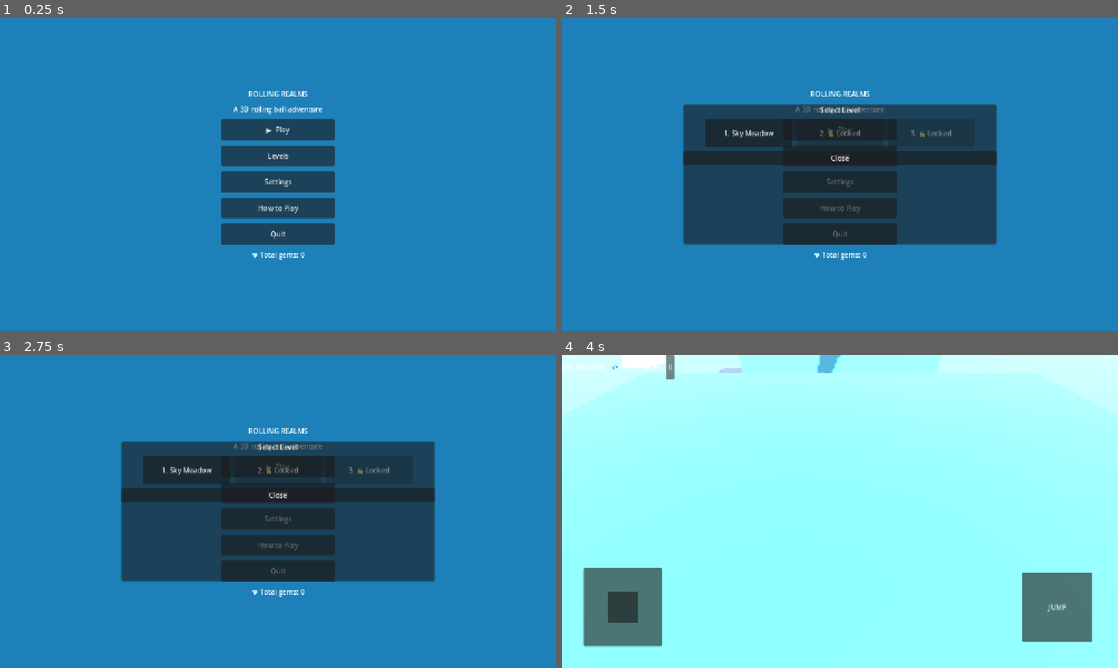
Above: before the commit, frames 1-4 (two rows, left to right).
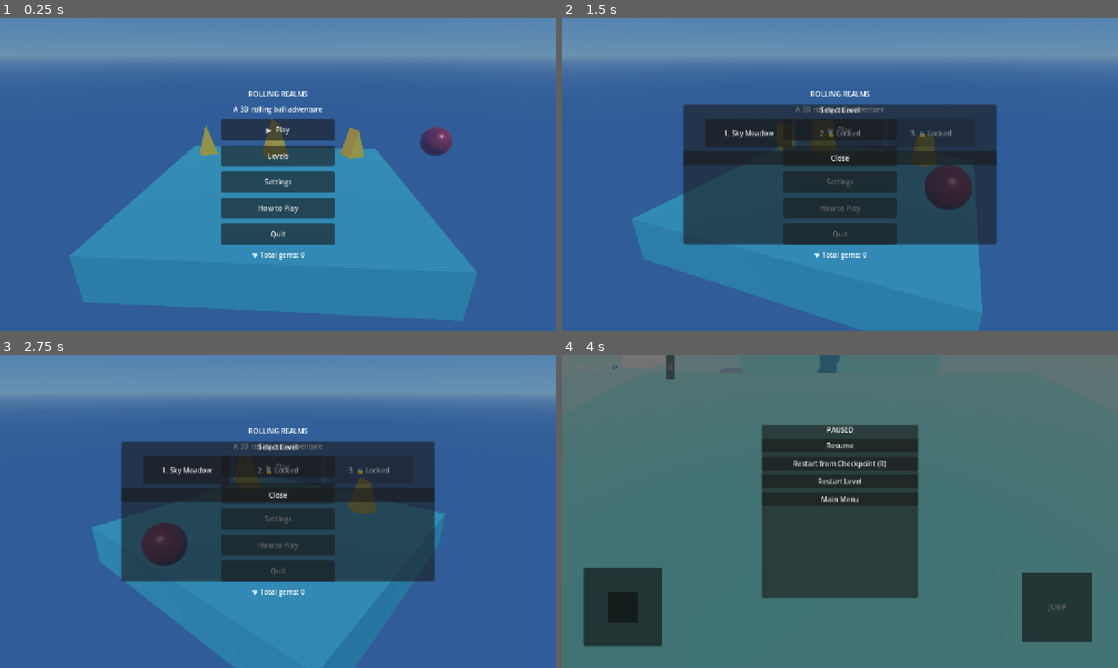
Above: after the commit, the same moments.

Repository: Prayush-Shrestha/3D-Ball
Game: Godot game, scene res://scenes/menus/main_menu.tscn
Two runs of this game, one before a commit and one after it. Both use one fixed random seed, a clock stepped at 60 frames per second and the inputs below.
Inputs:
- Up to frame 1 (0.25 s): no input
- Up to frame 2 (1.5 s): click "Levels" at 0.5 s; click "Settings" at 1.25 s
- Up to frame 3 (2.75 s): click "How to Play" at 2 s
- Up to frame 4 (4 s): click "1. Sky Meadow" at 2.75 s; click "II" at 3.5 s

The runs differ from the first frame. In frame 1, 68% of the frame differs, in the area x 0-100%, y 0-100%; in frame 2, 63%; in frame 3, 65%; in frame 4, 100%.
Error before the commit: Parse Error: Cannot infer the type of "pref" variable because the value doesn't have a set type. (res://scripts/ui/gameplay_hud.gd:104)

Commit message:
Game feel pass: rolling sound, trail, dust, squash, fireworks, checkpoint burst, screen flash, UI clicks, 3D menu backdrop; fix dead HUD script + settings order; harden tests

Diff:
--- a/scenes/menus/main_menu.tscn
+++ b/scenes/menus/main_menu.tscn
@@ -2,6 +2,7 @@
 
 [ext_resource type="Script" path="res://scripts/ui/main_menu.gd" id="1_menu"]
 [ext_resource type="Script" path="res://scripts/ui/settings_menu.gd" id="2_set"]
+[ext_resource type="PackedScene" path="res://scenes/menus/menu_backdrop.tscn" id="3_bd"]
 
 [node name="MainMenu" type="Control"]
 anchors_preset = 15
@@ -9,11 +10,25 @@
 anchor_bottom = 1.0
 script = ExtResource("1_menu")
 
-[node name="Background" type="ColorRect" parent="."]
-anchors_preset = 15
-anchor_right = 1.0
-anchor_bottom = 1.0
-color = Color(0.12, 0.5, 0.72, 1)
+[node name="Backdrop" type="SubViewportContainer" parent="."]
+anchors_preset = 15
+anchor_right = 1.0
+anchor_bottom = 1.0
+stretch = true
+
+[node name="Viewport" type="SubViewport" parent="Backdrop"]
+own_3d = true
+size = Vector2i(1280, 720)
+render_target_update_mode = 3
+
+[node name="MenuBackdrop" parent="Backdrop/Viewport" instance=ExtResource("3_bd")]
+
+[node name="Tint" type="ColorRect" parent="."]
+anchors_preset = 15
+anchor_right = 1.0
+anchor_bottom = 1.0
+mouse_filter = 2
+color = Color(0.05, 0.2, 0.35, 0.45)
 
 [node name="Center" type="CenterContainer" parent="."]
 anchors_preset = 15
--- /dev/null
+++ b/scenes/menus/menu_backdrop.tscn
@@ -0,0 +1,103 @@
+[gd_scene load_steps=12 format=3]
+
+[ext_resource type="Script" path="res://scripts/ui/menu_backdrop.gd" id="1_bd"]
+
+[sub_resource type="ProceduralSkyMaterial" id="SkyMat"]
+sky_top_color = Color(0.25, 0.55, 0.95, 1)
+sky_horizon_color = Color(0.7, 0.87, 0.98, 1)
+ground_bottom_color = Color(0.3, 0.5, 0.8, 1)
+ground_horizon_color = Color(0.75, 0.88, 0.97, 1)
+
+[sub_resource type="Sky" id="Sky"]
+sky_material = SubResource("SkyMat")
+
+[sub_resource type="Environment" id="Env"]
+background_mode = 2
+sky = SubResource("Sky")
+ambient_light_source = 3
+ambient_light_energy = 0.8
+
+[sub_resource type="BoxMesh" id="Mesh_island"]
+size = Vector3(10, 1.5, 10)
+
+[sub_resource type="StandardMaterial3D" id="Mat_island"]
+albedo_color = Color(0.3, 0.75, 0.78, 1)
+roughness = 0.6
+
+[sub_resource type="CylinderMesh" id="Mesh_under"]
+top_radius = 5.0
+bottom_radius = 0.0
+height = 4.0
+
+[sub_resource type="StandardMaterial3D" id="Mat_under"]
+albedo_color = Color(0.45, 0.5, 0.6, 1)
+roughness = 0.9
+
+[sub_resource type="PrismMesh" id="Mesh_gem"]
+size = Vector3(0.7, 1.1, 0.7)
+
+[sub_resource type="StandardMaterial3D" id="Mat_gem"]
+albedo_color = Color(1, 0.75, 0.15, 1)
+emission_enabled = true
+emission = Color(1, 0.65, 0.1, 1)
+emission_energy_multiplier = 0.8
+
+[sub_resource type="SphereMesh" id="Mesh_ball"]
+radius = 0.5
+height = 1.0
+
+[sub_resource type="StandardMaterial3D" id="Mat_ball"]
+albedo_color = Color(0.95, 0.25, 0.35, 1)
+metallic = 0.65
+roughness = 0.25
+
+[node name="MenuBackdrop" type="Node3D"]
+script = ExtResource("1_bd")
+
+[node name="WorldEnvironment" type="WorldEnvironment" parent="."]
+environment = SubResource("Env")
+
+[node name="Sun" type="DirectionalLight3D" parent="."]
+rotation = Vector3(-0.9, 0.5, 0)
+light_energy = 1.1
+
+[node name="Island" type="MeshInstance3D" parent="."]
+position = Vector3(0, -1, 0)
+mesh = SubResource("Mesh_island")
+surface_material_override/0 = SubResource("Mat_island")
+
+[node name="Under" type="MeshInstance3D" parent="."]
+position = Vector3(0, -3.7, 0)
+mesh = SubResource("Mesh_under")
+surface_material_override/0 = SubResource("Mat_under")
+
+[node name="Gems" type="Node3D" parent="."]
+
+[node name="GemA" type="MeshInstance3D" parent="Gems"]
+position = Vector3(-3, 1.2, -1)
+mesh = SubResource("Mesh_gem")
+surface_material_override/0 = SubResource("Mat_gem")
+
+[node name="GemB" type="MeshInstance3D" parent="Gems"]
+position = Vector3(0, 2, 1.5)
+mesh = SubResource("Mesh_gem")
+surface_material_override/0 = SubResource("Mat_gem")
+
+[node name="GemC" type="MeshInstance3D" parent="Gems"]
+position = Vector3(3, 1.2, -1)
+mesh = SubResource("Mesh_gem")
+surface_material_override/0 = SubResource("Mat_gem")
+
+[node name="DemoBall" type="Node3D" parent="."]
+position = Vector3(5.5, 1.6, 0)
+
+[node name="BallMesh" type="MeshInstance3D" parent="DemoBall"]
+mesh = SubResource("Mesh_ball")
+surface_material_override/0 = SubResource("Mat_ball")
+
+[node name="CamRig" type="Node3D" parent="."]
+
+[node name="Camera3D" type="Camera3D" parent="CamRig"]
+current = true
+transform = Transform3D(1, 0, 0, 0, 0.93, 0.37, 0, -0.37, 0.93, 0, 4.5, 11)
+fov = 55.0
--- a/scenes/objects/checkpoint.tscn
+++ b/scenes/objects/checkpoint.tscn
@@ -66,3 +66,19 @@
 transform = Transform3D(1, 0, 0, 0, 1, 0, 0, 0, 1, 0.65, 2.6, 0)
 mesh = SubResource("Mesh_flag")
 surface_material_override/0 = SubResource("Mat_flag_on")
+
+[node name="ActivateBurst" type="CPUParticles3D" parent="."]
+transform = Transform3D(1, 0, 0, 0, 1, 0, 0, 0, 1, 0, 2.2, 0)
+emitting = false
+amount = 24
+lifetime = 0.8
+one_shot = true
+explosiveness = 0.9
+direction = Vector3(0, 1, 0)
+spread = 65.0
+initial_velocity_min = 3.0
+initial_velocity_max = 6.0
+gravity = Vector3(0, -7, 0)
+color = Color(0.4, 1, 0.6, 1)
+scale_amount_min = 0.08
+scale_amount_max = 0.2
--- a/scenes/objects/finish_trigger.tscn
+++ b/scenes/objects/finish_trigger.tscn
@@ -49,3 +49,35 @@
 transform = Transform3D(1, 0, 0, 0, 1, 0, 0, 0, 1, 0, 3.2, 0)
 mesh = SubResource("Mesh_beam")
 surface_material_override/0 = SubResource("Mat_beam")
+
+[node name="FountainA" type="CPUParticles3D" parent="."]
+transform = Transform3D(1, 0, 0, 0, 1, 0, 0, 0, 1, 0, 0.5, 0)
+emitting = false
+amount = 40
+lifetime = 1.2
+one_shot = true
+explosiveness = 0.85
+direction = Vector3(0, 1, 0)
+spread = 55.0
+initial_velocity_min = 5.0
+initial_velocity_max = 9.0
+gravity = Vector3(0, -9, 0)
+color = Color(1, 0.8, 0.25, 1)
+scale_amount_min = 0.1
+scale_amount_max = 0.25
+
+[node name="FountainB" type="CPUParticles3D" parent="."]
+transform = Transform3D(1, 0, 0, 0, 1, 0, 0, 0, 1, 0, 0.5, 0)
+emitting = false
+amount = 30
+lifetime = 1.4
+one_shot = true
+explosiveness = 0.85
+direction = Vector3(0, 1, 0)
+spread = 70.0
+initial_velocity_min = 4.0
+initial_velocity_max = 8.0
+gravity = Vector3(0, -8, 0)
+color = Color(0.3, 0.95, 0.9, 1)
+scale_amount_min = 0.1
+scale_amount_max = 0.22
--- a/scenes/player/ball_player.tscn
+++ b/scenes/player/ball_player.tscn
@@ -53,3 +53,32 @@
 [node name="Camera3D" type="Camera3D" parent="CamPivot/SpringArm3D"]
 current = true
 fov = 60.0
+
+[node name="Trail" type="CPUParticles3D" parent="."]
+emitting = false
+amount = 24
+lifetime = 0.5
+local_coords = false
+direction = Vector3(0, 1, 0)
+spread = 25.0
+initial_velocity_min = 0.5
+initial_velocity_max = 1.5
+gravity = Vector3(0, 0.5, 0)
+color = Color(1, 1, 1, 0.6)
+scale_amount_min = 0.08
+scale_amount_max = 0.2
+
+[node name="LandDust" type="CPUParticles3D" parent="."]
+emitting = false
+amount = 14
+lifetime = 0.5
+one_shot = true
+explosiveness = 0.9
+direction = Vector3(0, 1, 0)
+spread = 60.0
+initial_velocity_min = 2.0
+initial_velocity_max = 4.0
+gravity = Vector3(0, -6, 0)
+color = Color(1, 1, 1, 0.8)
+scale_amount_min = 0.1
+scale_amount_max = 0.25
--- a/scenes/ui/gameplay_hud.tscn
+++ b/scenes/ui/gameplay_hud.tscn
@@ -175,3 +175,11 @@
 
 [node name="MenuButton" type="Button" parent="CompleteOverlay/Panel/VBox/Buttons"]
 text = "Main Menu"
+
+[node name="FlashRect" type="ColorRect" parent="."]
+anchors_preset = 15
+anchor_right = 1.0
+anchor_bottom = 1.0
+mouse_filter = 2
+modulate = Color(1, 1, 1, 0)
+color = Color(1, 1, 1, 1)
--- a/scripts/levels/level_base.gd
+++ b/scripts/levels/level_base.gd
@@ -95,7 +95,7 @@
 func on_hazard() -> void:
 	if is_complete or _paused:
 		return
-	_respawn("Ouch! Back to checkpoint.")
+	_respawn("Ouch! Back to checkpoint.", true)
 
 
 func on_finish() -> void:
@@ -106,13 +106,18 @@
 
 # --- Respawn / restart ---
 
-func _respawn(reason: String) -> void:
+func _respawn(reason: String, hard := false) -> void:
 	if player == null or is_complete:
 		return
 	if player.has_method("respawn_at"):
 		player.respawn_at(spawn_position + Vector3(0, 0.5, 0))
 	if has_node("/root/AudioManager"):
 		get_node("/root/AudioManager").play_sfx("respawn")
+	if hud != null and hud.has_method("flash_screen"):
+		if hard:
+			hud.call("flash_screen", Color(1.0, 0.3, 0.25))
+		else:
+			hud.call("flash_screen", Color(0.7, 0.9, 1.0))
 	if hud != null and hud.has_method("flash_message") and not reason.is_empty():
 		hud.call("flash_message", reason)
 
@@ -120,7 +125,7 @@
 func restart_from_checkpoint() -> void:
 	get_tree().paused = false
 	_paused = false
-	_respawn("")
+	_respawn("", true)
 
 
 func restart_level() -> void:
@@ -169,6 +174,8 @@
 		new_best = get_node("/root/SaveManager").complete_level(level_index, gems_collected, elapsed)
 	if has_node("/root/AudioManager"):
 		get_node("/root/AudioManager").play_sfx("win")
+	if hud != null and hud.has_method("flash_screen"):
+		hud.call("flash_screen", Color(1.0, 0.85, 0.3))
 	var best := -1.0
 	if has_node("/root/SaveManager"):
 		best = get_node("/root/SaveManager").get_best_time(level_index)
--- a/scripts/managers/audio_manager.gd
+++ b/scripts/managers/audio_manager.gd
@@ -7,6 +7,10 @@
 var _streams: Dictionary = {}
 const POOL_SIZE := 8
 const SAMPLE_RATE := 22050
+
+var _roll_player: AudioStreamPlayer = null
+var _roll_level := 0.0
+var _roll_target := 0.0
 
 
 func _ready() -> void:
@@ -23,6 +27,12 @@
 	_streams["win"] = _make_win_jingle()
 	_streams["click"] = _make_tone(660.0, 660.0, 0.07, 0.35)
 	_streams["respawn"] = _make_tone(200.0, 500.0, 0.25, 0.45)
+	_roll_player = AudioStreamPlayer.new()
+	_roll_player.bus = "Master"
+	_roll_player.stream = _make_roll_loop()
+	_roll_player.volume_db = -60.0
+	add_child(_roll_player)
+	_roll_player.play()
 	apply_volumes()
 
 
@@ -46,6 +56,50 @@
 	# All busy: steal the first one.
 	_players[0].stream = _streams[sfx_name]
 	_players[0].play()
+
+
+func set_rolling(intensity: float) -> void:
+	# Called every physics frame by the ball (0 = still/air, 1 = full speed).
+	_roll_target = clampf(intensity, 0.0, 1.0)
+
+
+func _process(delta: float) -> void:
+	if _roll_player == null:
+		return
+	var t := _roll_target
+	if get_tree().paused:
+		t = 0.0
+	_roll_level = lerpf(_roll_level, t, minf(1.0, delta * 8.0))
+	if _roll_level < 0.02:
+		_roll_player.volume_db = -60.0
+	else:
+		_roll_player.volume_db = lerpf(-34.0, -16.0, _roll_level)
+	_roll_player.pitch_scale = lerpf(0.7, 1.25, _roll_level)
+
+
+func _make_roll_loop() -> AudioStreamWAV:
+	# Soft looped rumble: smoothed random walk, ends crossfaded for clean loop.
+	var frames := SAMPLE_RATE  # 1 second
+	var data := PackedByteArray()
+	data.resize(frames)
+	var v := 0.0
+	for i in frames:
+		v += (randf() * 2.0 - 1.0) * 0.25
+		v *= 0.985
+		data[i] = int(clampf(v * 0.5 + 0.5, 0.0, 1.0) * 255.0)
+	var fade := 4000
+	for i in fade:
+		var a := float(i) / float(fade)
+		var tail_idx := frames - fade + i
+		data[tail_idx] = int(lerpf(float(data[tail_idx]), float(data[i]), a))
+	var stream := AudioStreamWAV.new()
+	stream.format = AudioStreamWAV.FORMAT_8_BITS
+	stream.mix_rate = SAMPLE_RATE
+	stream.loop_mode = AudioStreamWAV.LOOP_FORWARD
+	stream.loop_begin = 0
+	stream.loop_end = frames
+	stream.data = data
+	return stream
 
 
 func _make_tone(freq_from: float, freq_to: float, duration: float, volume: float) -> AudioStreamWAV:
--- a/scripts/objects/checkpoint.gd
+++ b/scripts/objects/checkpoint.gd
@@ -11,6 +11,7 @@
 @onready var flag_inactive: MeshInstance3D = $FlagInactive
 @onready var flag_active: MeshInstance3D = $FlagActive
 @onready var ring: MeshInstance3D = $Base
+@onready var burst: CPUParticles3D = $ActivateBurst
 
 
 func _ready() -> void:
@@ -29,6 +30,12 @@
 func activate(silent := false) -> void:
 	is_active = true
 	_set_visual(true)
+	if burst != null:
+		burst.restart()
+	if flag_active != null:
+		flag_active.scale = Vector3.ONE * 0.4
+		var tw := create_tween()
+		tw.tween_property(flag_active, "scale", Vector3.ONE, 0.35).set_trans(Tween.TRANS_BACK).set_ease(Tween.EASE_OUT)
 	activated.emit(self)
 	get_tree().call_group("level", "on_checkpoint", self)
 	if not silent and has_node("/root/AudioManager"):
--- a/scripts/objects/finish_trigger.gd
+++ b/scripts/objects/finish_trigger.gd
@@ -4,6 +4,9 @@
 signal finished
 
 var _done := false
+
+@onready var fountain_a: CPUParticles3D = $FountainA
+@onready var fountain_b: CPUParticles3D = $FountainB
 
 
 func _ready() -> void:
@@ -20,5 +23,9 @@
 	if not body.is_in_group("player"):
 		return
 	_done = true
+	if fountain_a != null:
+		fountain_a.restart()
+	if fountain_b != null:
+		fountain_b.restart()
 	finished.emit()
 	get_tree().call_group("level", "on_finish")
--- a/scripts/player/ball_controller.gd
+++ b/scripts/player/ball_controller.gd
@@ -26,9 +26,13 @@
 var _coyote := 0.0
 var _buffer := 0.0
 var _base_gravity: float
+var _squash_tween: Tween = null
+var _audio = null
 
 @onready var mesh: MeshInstance3D = $BallMesh
 @onready var cam_pivot: Node3D = $CamPivot
+@onready var trail: CPUParticles3D = $Trail
+@onready var dust: CPUParticles3D = $LandDust
 
 
 func _ready() -> void:
@@ -36,10 +40,16 @@
 	floor_snap_length = 0.35
 	floor_max_angle = deg_to_rad(50.0)
 	floor_block_on_wall = true
+	_audio = get_node_or_null("/root/AudioManager")
+	landed.connect(_on_landed)
 
 
 func _physics_process(delta: float) -> void:
 	if frozen:
+		if _audio != null:
+			_audio.set_rolling(0.0)
+		if trail != null:
+			trail.emitting = false
 		return
 	_read_keyboard()
 	var wish_dir := _wish_direction()
@@ -76,6 +86,36 @@
 
 	move_and_slide()
 	_roll_mesh(delta)
+	_update_feel()
+
+
+func _update_feel() -> void:
+	# Trail puffs + rolling sound follow ground speed (mesh-only effects).
+	var planar := Vector2(velocity.x, velocity.z).length()
+	var grounded := is_on_floor()
+	if trail != null:
+		trail.emitting = grounded and planar > 1.5
+	if _audio != null:
+		if grounded:
+			_audio.set_rolling(clampf(planar / maxf(move_speed, 0.1), 0.0, 1.0))
+		else:
+			_audio.set_rolling(0.0)
+
+
+func _on_landed() -> void:
+	if dust != null:
+		dust.restart()
+	_pop_mesh(Vector3(1.25, 0.7, 1.25))
+
+
+func _pop_mesh(squash: Vector3) -> void:
+	if mesh == null:
+		return
+	if _squash_tween != null and _squash_tween.is_valid():
+		_squash_tween.kill()
+	mesh.scale = squash
+	_squash_tween = create_tween()
+	_squash_tween.tween_property(mesh, "scale", Vector3.ONE, 0.28).set_trans(Tween.TRANS_ELASTIC).set_ease(Tween.EASE_OUT)
 
 
 func _read_keyboard() -> void:
@@ -106,6 +146,7 @@
 	_buffer = 0.0
 	_coyote = 0.0
 	velocity.y = jump_velocity
+	_pop_mesh(Vector3(0.85, 1.2, 0.85))
 	jumped.emit()
 
 
--- a/scripts/ui/gameplay_hud.gd
+++ b/scripts/ui/gameplay_hud.gd
@@ -14,8 +14,10 @@
 @onready var jump_button: Button = $TouchControls/JumpButton
 @onready var pause_overlay: Control = $PauseOverlay
 @onready var complete_overlay: Control = $CompleteOverlay
+@onready var flash_rect: ColorRect = $FlashRect
 
 var _msg_tween: Tween = null
+var _flash_tween: Tween = null
 
 
 func _ready() -> void:
@@ -30,6 +32,7 @@
 	if complete_overlay != null:
 		complete_overlay.visible = false
 		_wire_complete_buttons()
+	UISound.hookup(self, [jump_button])
 	_update_touch_visibility()
 
 
@@ -61,6 +64,18 @@
 	_msg_tween = create_tween()
 	_msg_tween.tween_interval(1.2)
 	_msg_tween.tween_property(message_label, "modulate:a", 0.0, 0.6)
+
+
+func flash_screen(c: Color) -> void:
+	# Full-screen color blink for respawns, hazards, and victories.
+	if flash_rect == null:
+		return
+	flash_rect.color = c
+	flash_rect.modulate.a = 0.32
+	if _flash_tween != null and _flash_tween.is_valid():
+		_flash_tween.kill()
+	_flash_tween = create_tween()
+	_flash_tween.tween_property(flash_rect, "modulate:a", 0.0, 0.45)
 
 
 func set_pause_visible(v: bool) -> void:
@@ -101,7 +116,7 @@
 		return
 	var show := DisplayServer.is_touchscreen_available() or OS.has_feature("mobile") or OS.has_feature("web_android") or OS.has_feature("web_ios")
 	if has_node("/root/SaveManager"):
-		var pref := get_node("/root/SaveManager").show_touch_controls
+		var pref: int = get_node("/root/SaveManager").show_touch_controls
 		if pref == 1:
 			show = true
 		elif pref == 2:
--- a/scripts/ui/level_complete.gd
+++ b/scripts/ui/level_complete.gd
@@ -16,6 +16,7 @@
 		next_button.pressed.connect(_on_next)
 	if menu_button != null:
 		menu_button.pressed.connect(_on_menu)
+	UISound.hookup(self)
 
 
 func setup(gems: int, total: int, time_sec: float, best: float, new_best: bool) -> void:
--- a/scripts/ui/level_select.gd
+++ b/scripts/ui/level_select.gd
@@ -8,6 +8,7 @@
 func _ready() -> void:
 	back_button.pressed.connect(_on_back)
 	refresh()
+	UISound.hookup(self)
 
 
 func refresh() -> void:
--- a/scripts/ui/main_menu.gd
+++ b/scripts/ui/main_menu.gd
@@ -24,6 +24,7 @@
 	_show_only(null)
 	_refresh()
 	_build_level_buttons()
+	UISound.hookup(self)
 
 
 func _refresh() -> void:
--- /dev/null
+++ b/scripts/ui/menu_backdrop.gd
@@ -0,0 +1,27 @@
+extends Node3D
+## MenuBackdrop - live 3D diorama behind the main menu (shown in a SubViewport).
+## A demo ball orbits a floating island while the camera slowly revolves.
+## Pure decoration: plain MeshInstances, no physics, no gameplay code.
+
+var _angle := 0.0
+var _time := 0.0
+
+@onready var cam_rig: Node3D = $CamRig
+@onready var demo_ball: Node3D = $DemoBall
+@onready var demo_mesh: MeshInstance3D = $DemoBall/BallMesh
+@onready var gems: Node3D = $Gems
+
+
+func _process(delta: float) -> void:
+	_time += delta
+	_angle += delta * 0.25
+	if cam_rig != null:
+		cam_rig.rotation.y = _angle
+	if demo_ball != null:
+		var a := _time * 0.5
+		demo_ball.position = Vector3(cos(a) * 5.5, 1.6 + sin(_time * 1.7) * 0.35, sin(a) * 5.5)
+	if demo_mesh != null:
+		demo_mesh.rotate_x(delta * 3.0)
+	if gems != null:
+		for g in gems.get_children():
+			g.rotate_y(delta * 1.5)
--- a/scripts/ui/pause_menu.gd
+++ b/scripts/ui/pause_menu.gd
@@ -17,6 +17,7 @@
 		restart_button.pressed.connect(_on_restart)
 	if menu_button != null:
 		menu_button.pressed.connect(_on_menu)
+	UISound.hookup(self)
 
 
 func _level():
--- a/scripts/ui/settings_menu.gd
+++ b/scripts/ui/settings_menu.gd
@@ -10,16 +10,16 @@
 
 
 func _ready() -> void:
+	if touch_option.item_count == 0:
+		touch_option.add_item("Auto", 0)
+		touch_option.add_item("Always show", 1)
+		touch_option.add_item("Hide", 2)
 	_load_values()
 	master_slider.value_changed.connect(_on_volumes_changed.bind())
 	music_slider.value_changed.connect(_on_volumes_changed.bind())
 	sfx_slider.value_changed.connect(_on_volumes_changed.bind())
 	sens_slider.value_changed.connect(_on_sens_changed)
 	touch_option.item_selected.connect(_on_touch_changed)
-	if touch_option.item_count == 0:
-		touch_option.add_item("Auto", 0)
-		touch_option.add_item("Always show", 1)
-		touch_option.add_item("Hide", 2)
 	var close_btn: Button = get_node_or_null("VBox/CloseButton")
 	if close_btn != null and not close_btn.pressed.is_connected(_on_close):
 		close_btn.pressed.connect(_on_close)
--- /dev/null
+++ b/scripts/ui/ui_sound.gd
@@ -0,0 +1,25 @@
+class_name UISound
+extends RefCounted
+## UISound - one-line UI click sounds. Call UISound.hookup(self) at the end
+## of any menu/HUD _ready() and every Button inside plays the click sound.
+## Already-connected buttons are skipped via metadata, so double hookups
+## (e.g. embedded + standalone scenes) are harmless.
+
+
+static func hookup(root: Node, exclude: Array = []) -> void:
+	_hook_recursive(root, exclude)
+
+
+static func _hook_recursive(n: Node, exclude: Array) -> void:
+	if n is Button:
+		if not exclude.has(n) and not n.has_meta("uisound_hooked"):
+			n.set_meta("uisound_hooked", true)
+			n.pressed.connect(_play_click.bind(n))
+	for c in n.get_children():
+		_hook_recursive(c, exclude)
+
+
+static func _play_click(btn: Button) -> void:
+	var am = btn.get_node_or_null("/root/AudioManager")
+	if am != null and am.has_method("play_sfx"):
+		am.play_sfx("click")
--- a/tests/runtime_test.gd
+++ b/tests/runtime_test.gd
@@ -66,6 +66,8 @@
 		4:
 			if _frames_in_stage(f, 40):
 				_check("gem collected exactly once (got %d)" % level.gems_collected, level.gems_collected == 1)
+				var gem_text: String = level.hud.get_node("TopBar/GemLabel").text
+				_check("HUD counter updated (%s)" % gem_text, gem_text.contains("1"))
 				_next()
 				_teleport(Vector3(2.5, 3.5, -30))  # Checkpoint1
 		5:
--- a/tests/validate_scenes.gd
+++ b/tests/validate_scenes.gd
@@ -11,6 +11,7 @@
 
 const SCENES := [
 	"res://scenes/menus/main_menu.tscn",
+	"res://scenes/menus/menu_backdrop.tscn",
 	"res://scenes/menus/level_select.tscn",
 	"res://scenes/menus/settings_menu.tscn",
 	"res://scenes/player/ball_player.tscn",
@@ -76,6 +77,14 @@
 		if player == null or hud == null or spawn == null:
 			print("FAIL wiring in ", path, ": missing BallPlayer/HUD/SpawnPoint")
 			failures += 1
+		elif not player.has_method("respawn_at"):
+			# A script with a parse error loads as null: the scene still
+			# instantiates but the behavior is missing. Catch that here.
+			print("FAIL script in ", path, ": BallPlayer logic missing (parse error?)")
+			failures += 1
+		elif not hud.has_method("bind_level") or not hud.has_method("flash_screen"):
+			print("FAIL script in ", path, ": HUD logic missing (parse error?)")
+			failures += 1
 		else:
 			print("OK ", path)
 	elif path.contains("main_menu"):
@@ -84,6 +93,36 @@
 				print("FAIL wiring in ", path, ": missing ", n)
 				failures += 1
 				return
-		print("OK ", path)
+		if inst.get_script() == null:
+			print("FAIL script in ", path, ": main menu logic missing (parse error?)")
+			failures += 1
+		else:
+			print("OK ", path)
+	elif path.ends_with("mobile_controls.tscn"):
+		# Root is a plain container by design; logic lives on the Joystick.
+		var stick: Node = inst.get_node_or_null("Joystick")
+		if stick == null or stick.get_script() == null:
+			print("FAIL script in ", path, ": joystick logic missing (parse error?)")
+			failures += 1
+		else:
+			print("OK ", path)
+	elif path.ends_with("gameplay_hud.tscn") or path.ends_with("pause_menu.tscn") or path.ends_with("level_complete.tscn") or path.ends_with("level_select.tscn") or path.ends_with("settings_menu.tscn"):
+		if inst.get_script() == null:
+			print("FAIL script in ", path, ": UI logic missing (parse error?)")
+			failures += 1
+		else:
+			print("OK ", path)
+	elif path.ends_with("ball_player.tscn"):
+		if not inst.has_method("respawn_at"):
+			print("FAIL script in ", path, ": ball logic missing (parse error?)")
+			failures += 1
+		else:
+			print("OK ", path)
+	elif path.contains("/objects/"):
+		if inst.get_script() == null and not path.ends_with("static_platform.tscn"):
+			print("FAIL script in ", path, ": object logic missing (parse error?)")
+			failures += 1
+		else:
+			print("OK ", path)
 	else:
 		print("OK ", path)
Not shown, added: scripts/ui/menu_backdrop.gd.uid
Not shown, added: scripts/ui/ui_sound.gd.uid
Not shown, changed: tests/test_checklist.md
